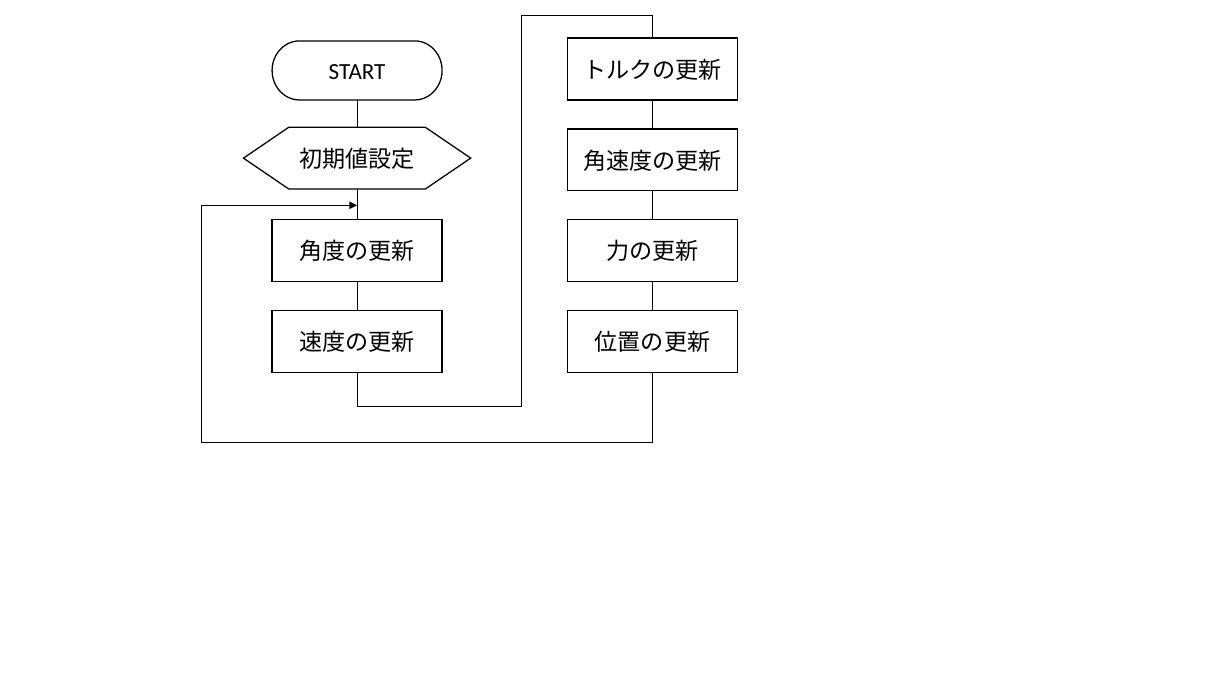
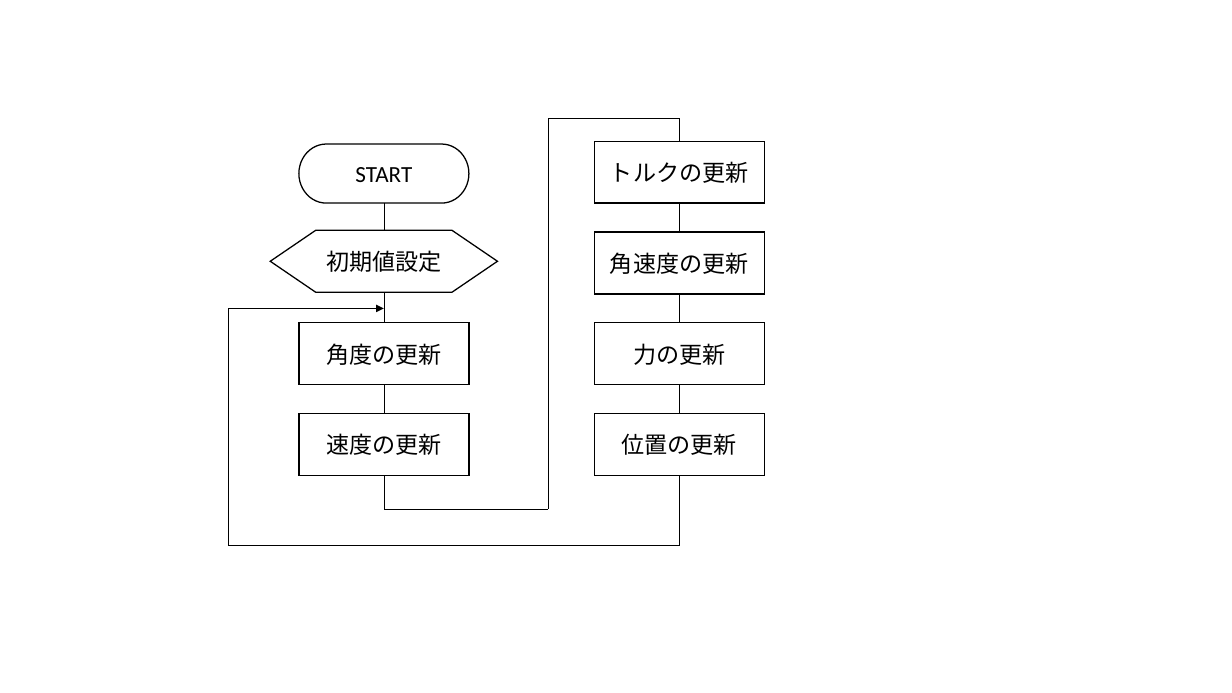
Before and after one commit to morishitamakoto0330/ShuttlecockSimulation, a slide deck: slide 1 of research/word/draft_image.pptx. Drawn at 1232x693 pixels with LibreOffice and Linux fonts; fonts in the diff are those of the drawing. Boxes give left, top, right and bottom in pixels: in the first picture for what was removed or moved away, otherwise in the second. Text is boxed around its words. In the diff, an @@ line names an element or a change of style, - is before the commit and + after.

```diff
--- a/research/word/draft_image.pptx
+++ b/research/word/draft_image.pptx
@@ rectangle added at (159,104,836,572), fill #FFFFFF, outline #FFFFFF 1 pt @@
@@ 6 rectangles, 4 lines, 2 elbow lines, 1 pill shape, 1 elbow arrow: place and size @@
-6 rectangles, 4 lines, 2 elbow lines, 1 pill shape, 1 elbow arrow at (201,15,738,443)
+6 rectangles, 4 lines, 2 elbow lines, 1 pill shape, 1 elbow arrow at (228,118,764,546)
@@ 2 lines, 1 flow chart preparation: place and size @@
-2 lines, 1 flow chart preparation at (244,128,653,311)
+2 lines, 1 flow chart preparation at (271,230,679,414)
```
Also in this commit, not shown: 2 other slides changed, 37 other files.
